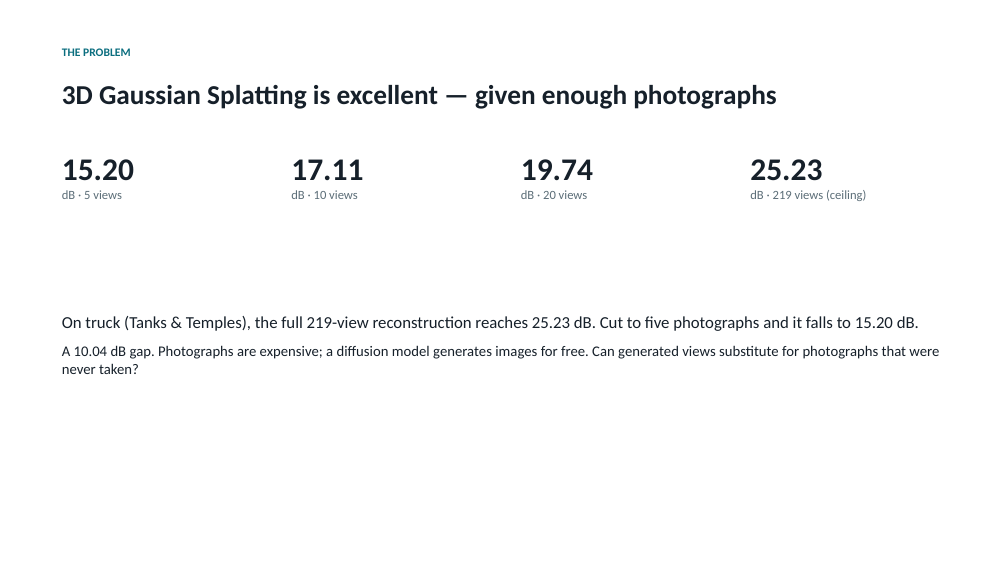
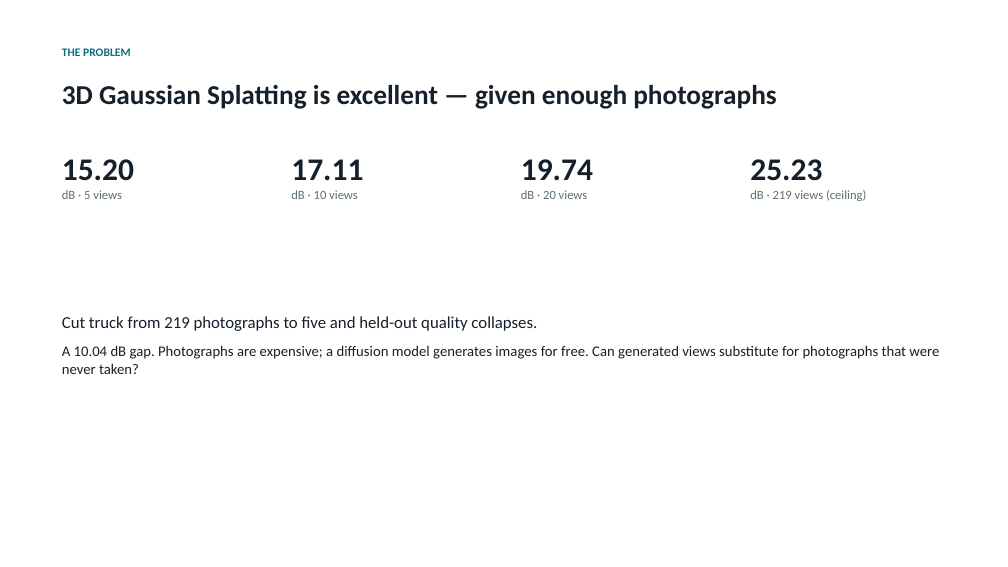
Before and after one commit to mohamedeyaad/fewshot-gaussian-splatting, a slide deck: slide 3 of results/presentation.pptx. Drawn at 1008x567 pixels with LibreOffice and Linux fonts; fonts in the diff are those of the drawing. Boxes give left, top, right and bottom in pixels: in the first picture for what was removed or moved away, otherwise in the second. Text is boxed around its words. In the diff, an @@ line names an element or a change of style, - is before the commit and + after.

```diff
--- a/results/presentation.pptx
+++ b/results/presentation.pptx
@@ text at [62,316,537,331]: text changed @@
-On truck (Tanks & Temples), the full 219-view reconstruction reaches 25.23 dB. Cut to five photographs and it falls to 15.20 dB.
+Cut truck from 219 photographs to five and held-out quality collapses.
```
Also in this commit, not shown: 10 other slides changed, 8 other files.
